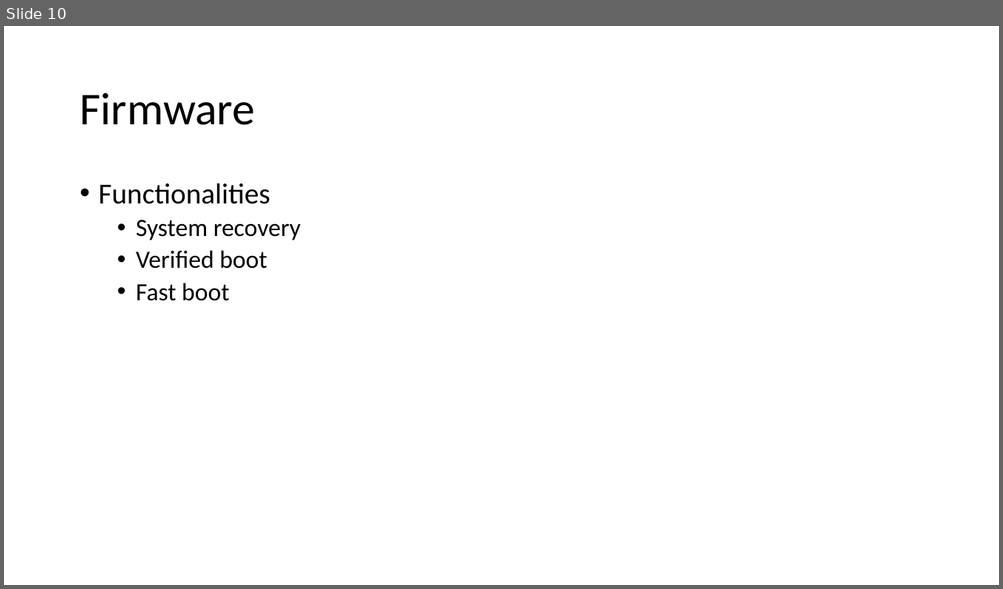
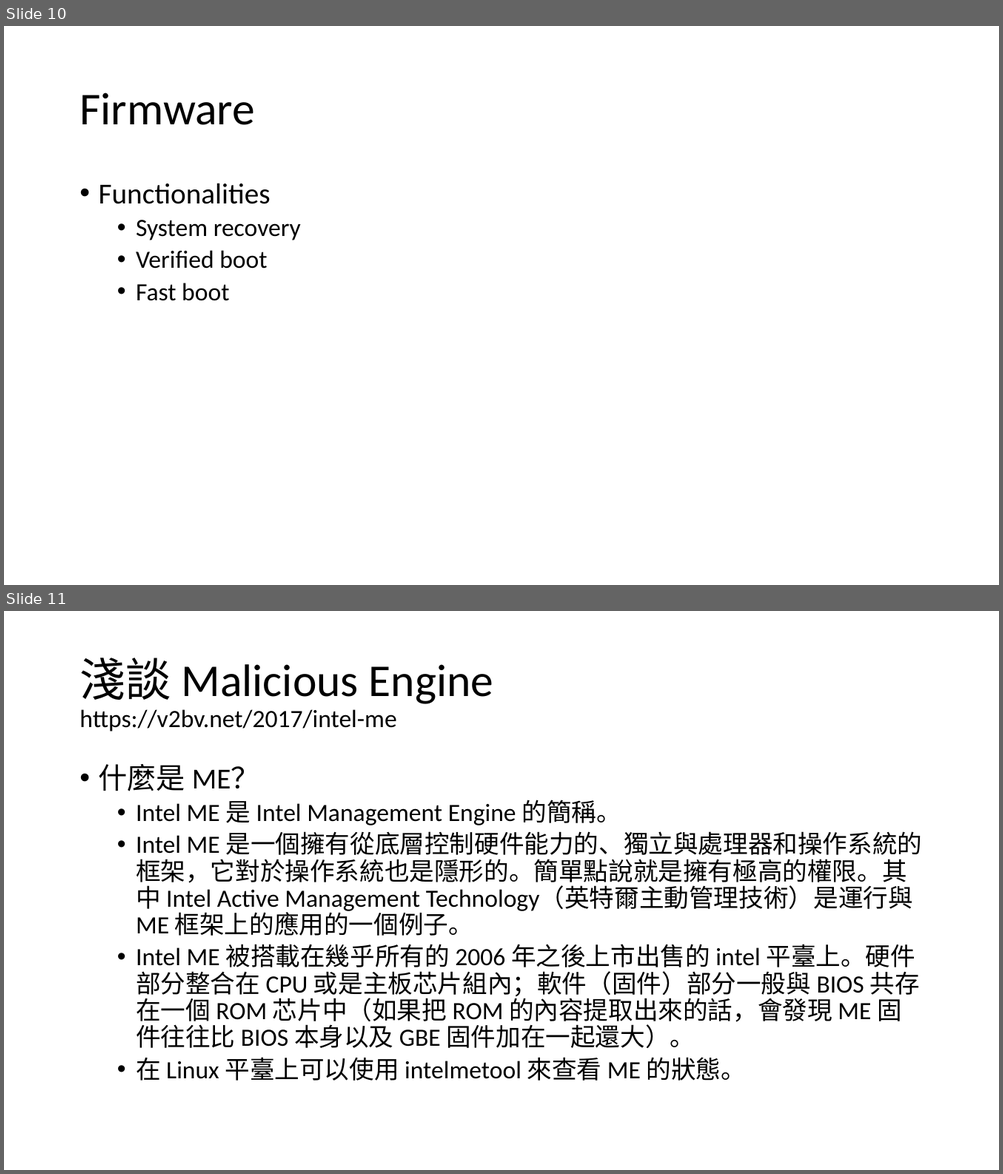
Before and after one commit to alanz2015/Study-Notes, a slide deck: UnderstandOfChromiumOS.pptx. Shown one above the other, each under a label of ours: slide 10 before the commit, slides 10 and 11 after it. The pictures are 1003x589 and 1003x1174 pixels, drawn with LibreOffice and Linux fonts; fonts in the diff are those of the drawing. Boxes give left, top, right and bottom in pixels: in the first picture for what was removed or moved away, otherwise in the second. Text is boxed around its words. In the diff, an @@ line names an element or a change of style, - is before the commit and + after.

```diff
--- a/UnderstandOfChromiumOS.pptx
+++ b/UnderstandOfChromiumOS.pptx
@@ slide 11 added at <box>4,611,999,1170</box>, background #FFFFFF @@
@@ title added at <box>79,658,493,732</box>, 24 pt, text #000000 @@
+淺談 Malicious Engine
+https://v2bv.net/2017/intel-me
@@ text added at <box>99,764,922,1081</box>, 24 pt, text #000000 @@
+• 什麼是 ME？
+  • Intel ME 是 Intel Management Engine 的簡稱。
+  • Intel ME 是一個擁有從底層控制硬件能力的、獨立與處理器和操作系統的框架，它對於操作系統也是隱形的。簡單點說就是擁有極高的權限。其中 Intel Active Management Technology（英特爾主動管理技術）是運行與 ME 框架上的應用的一個例子。
+  • Intel ME 被搭載在幾乎所有的 2006 年之後上市出售的 intel 平臺上。硬件部分整合在 CPU 或是主板芯片組內；軟件（固件）部分一般與 BIOS 共存在一個 ROM 芯片中（如果把 ROM 的內容提取出來的話，會發現 ME 固件往往比 BIOS 本身以及 GBE 固件加在一起還大）。
+  • 在 Linux 平臺上可以使用 intelmetool 來查看 ME 的狀態。
```
Also in this commit, not shown: 6 other slides added.
